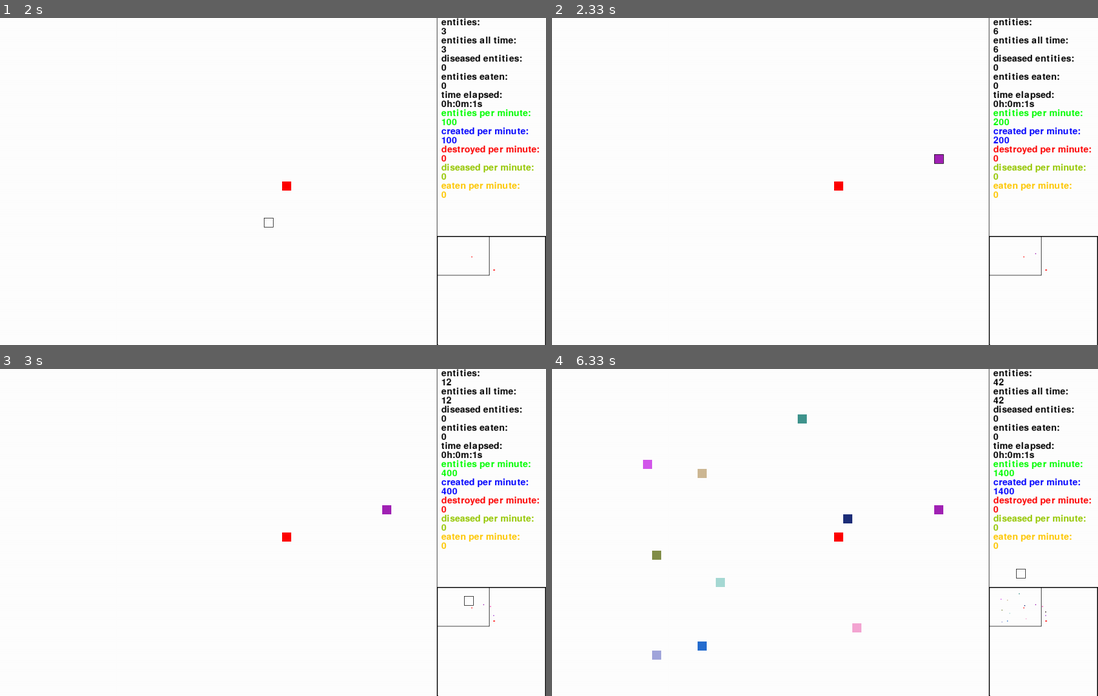
Above: before the commit, frames 1-4 (two rows, left to right).
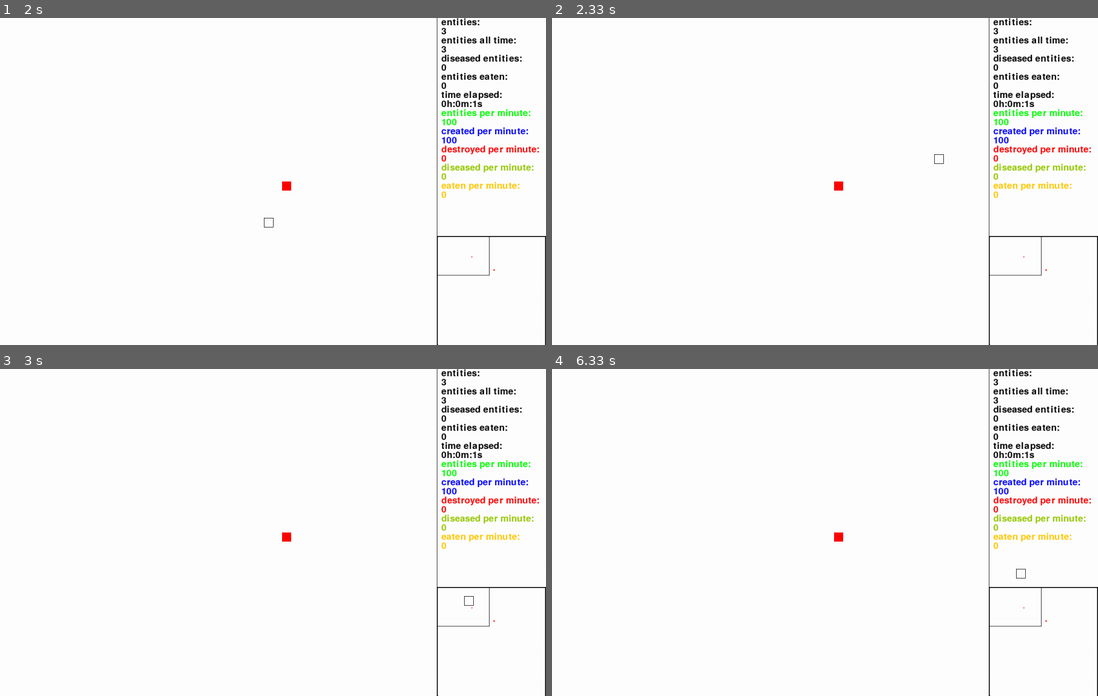
Above: after the commit, the same moments.

Repository: sbwhitt/pygame-life-simulation
Game: pygame game, started from main.py
The game is run twice, just before and just after one commit, with the same random seed, the same clock (stepped at 60 frames per second) and the same inputs.
Inputs (mouse positions are in pixels of both pictures, inside the frame that each line leads up to):
- Up to frame 1 (2 s): click (273, 181) at 0.42 s; tap Enter at 0.67 s; tap 1 at 1.07, 1.37 s; click (475, 295) at 1.13 s; tap 3 at 1.15 s; right-click (273, 220) at 1.6 s; tap Esc at 1.83 s
- Up to frame 2 (2.33 s): click (934, 155) at 2.22 s
- Up to frame 3 (3 s): click (442, 525) at 2.55 s; click (464, 594) at 2.88 s
- Up to frame 4 (6.33 s): click (846, 519) at 3.22 s; click (704, 473) at 3.55 s; click (661, 653) at 3.88 s; click (655, 552) at 4.22 s; click (857, 624) at 4.55 s; click (699, 643) at 4.88 s; click (715, 581) at 5.22 s; click (644, 463) at 5.55 s; click (803, 421) at 5.88 s; click (1021, 571) at 6.22 s

Frame 1 is identical in both runs. In frame 2, 0.2% of the frame differs, in the area x 70-89%, y 2-73%; in frame 3, 0.2%; in frame 4, 0.6%, in the area x 16-91%, y 2-89%.

Commit message:
fix timer pause glitch

Diff:
--- a/src/app.py
+++ b/src/app.py
@@ -53,9 +53,9 @@
         self._handle_mouse_actions()
         self._update_metrics()
         self.minimap.update()
+        self.clock.tick(settings.CLOCK_RATE)
         if self.paused:
             return
-        self.clock.tick(settings.CLOCK_RATE)
         self.e_man.update_entities(self.clock.get_time(), self.c_man)
         self.e_man.build_entity_edges()
         self.c_man.update_colonies()
